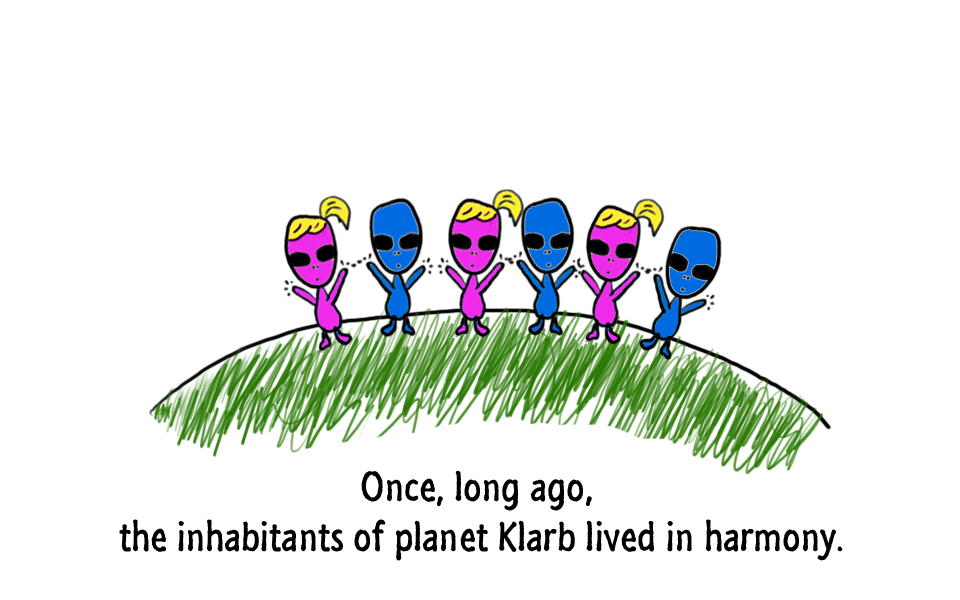
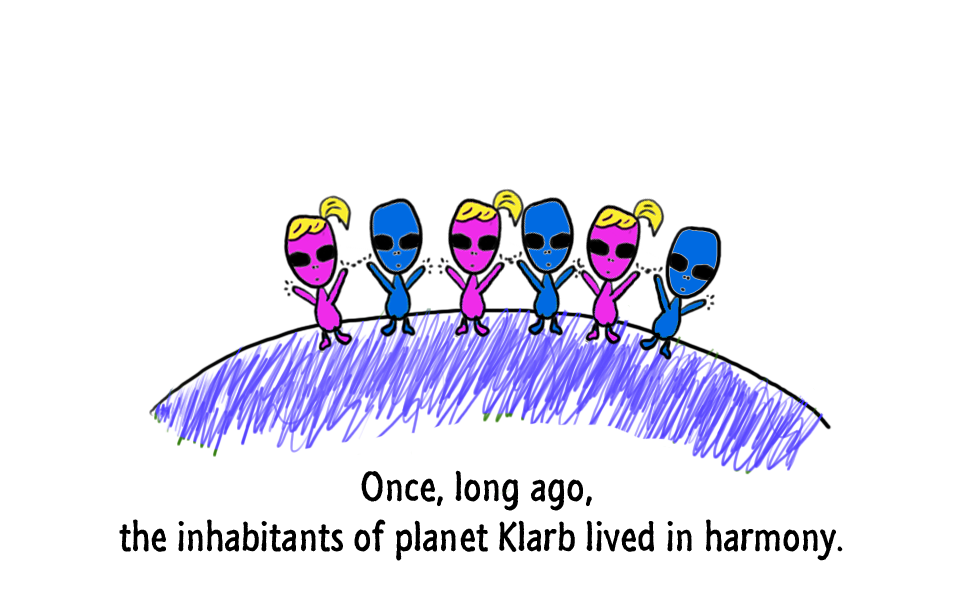
Comparing the layer stacks of the two (960, 600) images. Changes:
painted on "planet" over [155, 307, 824, 472]
